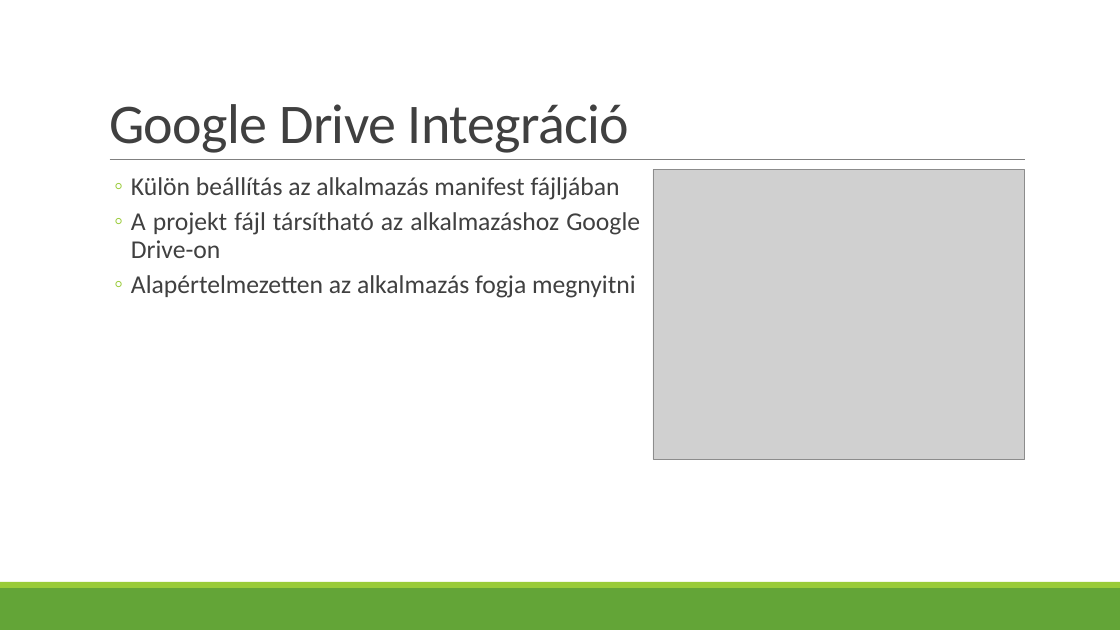
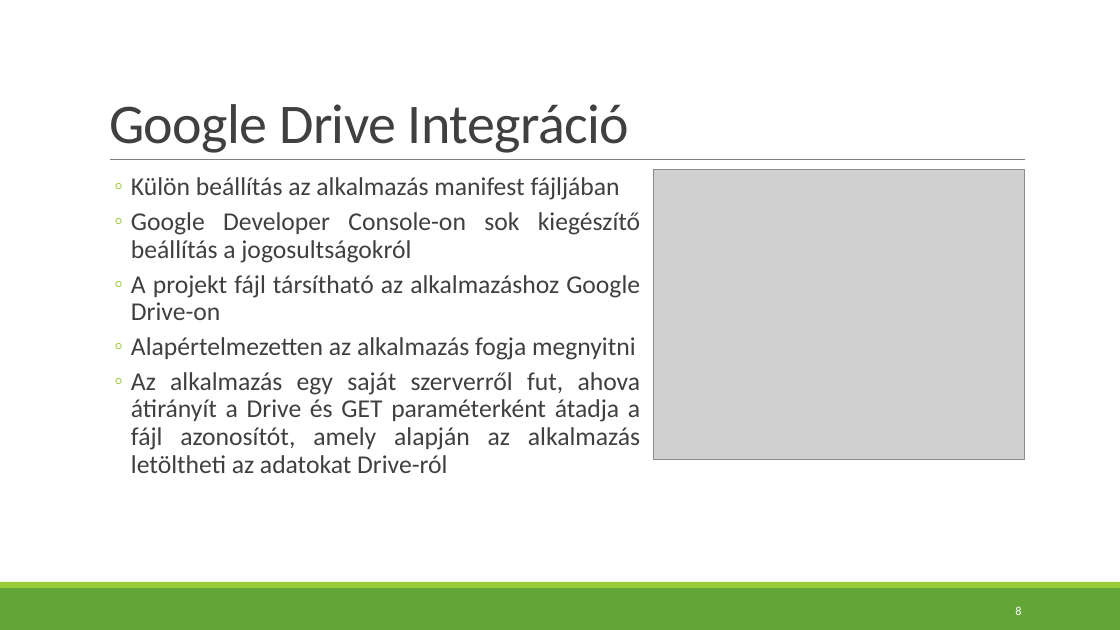
Before and after one commit to valyonbalazs/softarch, a slide deck: slide 8 of specification/prezentacio_v01.pptx (slide 7 before the commit). Drawn at 1120x630 pixels with LibreOffice and Linux fonts; fonts in the diff are those of the drawing; grey boxes stand for pictures. Boxes give left, top, right and bottom in pixels: in the first picture for what was removed or moved away, otherwise in the second. Text is boxed around its words. In the diff, an @@ line names an element or a change of style, - is before the commit and + after.

```diff
--- a/specification/prezentacio_v01.pptx
+++ b/specification/prezentacio_v01.pptx
@@ text at [131, 212, 640, 263]: paragraph added @@
+  ◦ Google Developer Console-on sok kiegészítő beállítás a jogosultságokról
@@ text at [131, 372, 641, 473]: paragraph added @@
+  ◦ Az alkalmazás egy saját szerverről fut, ahova átirányít a Drive és GET paraméterként átadja a fájl azonosítót, amely alapján az alkalmazás letöltheti az adatokat Drive-ról
@@ page number added at [1015, 606, 1021, 615], 10.5 pt, text #FFFFFF @@
+8
```
Also in this commit, not shown: 5 other slides changed, 3 slides added, 3 slides removed.
